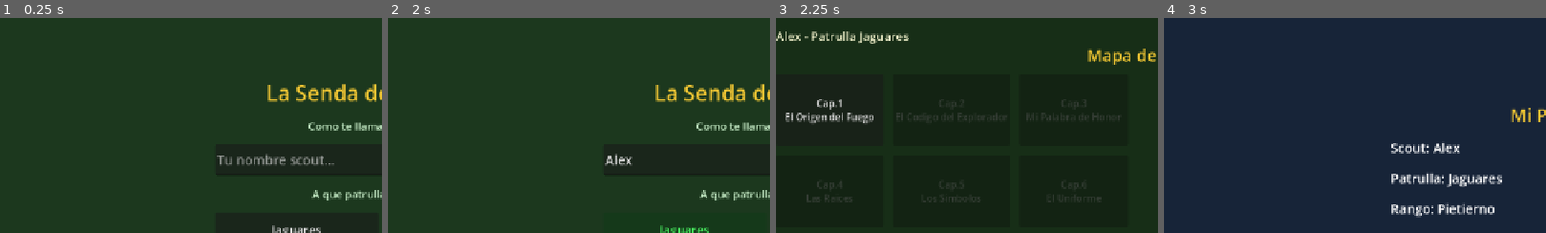
Above: before the commit, frames 1-4 (left to right).
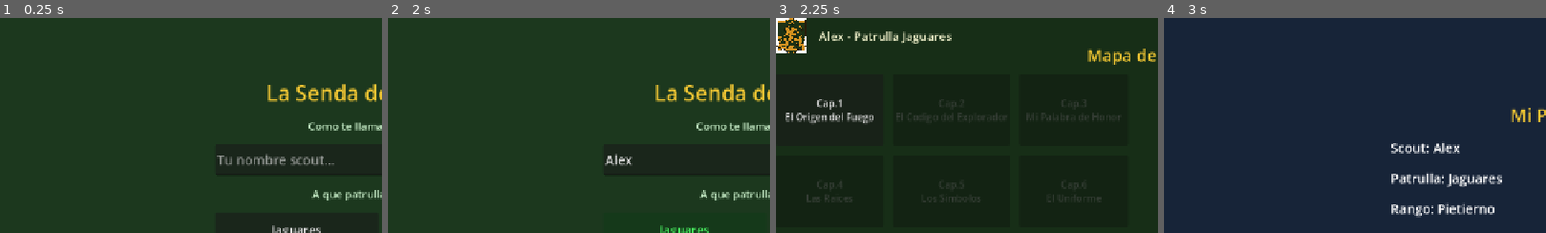
Above: after the commit, the same moments.

Repository: gaffyjes99-bot/investidura127
Game: Godot game, scene res://scenes/main.tscn
Same seed, same stepped clock (60 frames per second), same inputs: the game is played once before the commit and once after it.
Inputs (mouse positions are % of the whole screen's width and height, from its top left):
- Up to frame 1 (0.25 s): no input
- Up to frame 2 (2 s): click (50, 33) at 0.52 s; type "Alex" at 0.6 s; click "Jaguares" at 1.25 s
- Up to frame 3 (2.25 s): click "Iniciar la Expedicion" at 2 s
- Up to frame 4 (3 s): click "Perfil" at 2.75 s
The pictures show only the part of the screen within x 0-50%, y 0-50%; the shares and areas given below are measured in that part.

Frames 1-2 are identical in both runs. In frame 3, 1.9% of the frame differs, in the area x 0-46%, y 0-17%; in frame 4, nothing differs.

Commit message:
Escudo patrulla en mapa, badges en perfil y resultado de quiz; fix path DialogoLabel
Co-Authored-By: Claude Fable 5 <noreply@anthropic.com>

Diff:
--- a/godot/autoload/SceneRouter.gd
+++ b/godot/autoload/SceneRouter.gd
@@ -170,6 +170,18 @@
 	_mp_rango_lbl.text = GameState.rango
 
 	perfil_btn.pressed.connect(func(): _ir_a("perfil"))
+
+	# Escudo de patrulla en el header
+	var header := s.get_node("Header") as HBoxContainer
+	var shield_tex := load("res://assets/shields/shield_%s_v1.png" % GameState.patrulla) as Texture2D
+	if shield_tex:
+		var escudo := TextureRect.new()
+		escudo.texture = shield_tex
+		escudo.custom_minimum_size = Vector2(52, 52)
+		escudo.expand_mode = 3
+		escudo.stretch_mode = 6
+		header.add_child(escudo)
+		header.move_child(escudo, 0)
 
 	for cap in CAPITULOS:
 		var num: int  = cap["num"] as int
@@ -373,7 +385,8 @@
 	var btn_sig       := s.get_node("Footer/BotonSiguiente") as Button
 	var progreso_lbl  := s.get_node("Header/ProgresoLabel") as Label
 	var personaje_lbl := s.get_node("ContenidoArea/NarracionPanel/PersonajeLabel") as Label
-	var dialogo_lbl   := s.get_node("ContenidoArea/NarracionPanel/DialogoLabel") as RichTextLabel
+	var dialogo_lbl   := s.get_node("ContenidoArea/NarracionPanel/ContentRow/DialogoLabel") as RichTextLabel
+	var imagen_rect   := s.get_node("ContenidoArea/NarracionPanel/ContentRow/ImagenRect") as TextureRect
 
 	quiz_panel.visible = false
 	narr_panel.visible = true
@@ -401,6 +414,10 @@
 		btn_sig.text = "Volver al Mapa"
 		personaje_lbl.text = "Capitulo completado!"
 		dialogo_lbl.text = "[b]%d/%d correctas (%.0f%%)[/b]\n\nHas completado el capitulo y ganado [color=yellow]%d XP[/color]!" % [_cap_correctas, total, pct, xp_ganado]
+		var badge_tex := load("res://assets/badges/badge_cap%d_v1.png" % _capitulo_activo) as Texture2D
+		if badge_tex and imagen_rect:
+			imagen_rect.texture = badge_tex
+			imagen_rect.visible = true
 	else:
 		_cap_estado = 2
 		btn_sig.text = "Reintentar"
@@ -418,22 +435,26 @@
 	(s.get_node("VBox/XpLabel")        as Label).text = "XP total: %d" % GameState.xp
 	(s.get_node("VBox/InsigniasLabel") as Label).text = "Capitulos completados: %d / 12" % GameState.capitulos_completados.size()
 
-	# Lista de capítulos completados
+	# Grid de insignias ganadas
 	var vbox := s.get_node("VBox") as VBoxContainer
 	if GameState.capitulos_completados.size() > 0:
-		var detalle := RichTextLabel.new()
-		detalle.bbcode_enabled = true
-		detalle.fit_content = true
-		detalle.add_theme_font_size_override("normal_font_size", 16)
-		var lineas := "[color=aaffaa]"
+		var grid_ins := GridContainer.new()
+		grid_ins.columns = 6
+		grid_ins.add_theme_constant_override("h_separation", 8)
+		grid_ins.add_theme_constant_override("v_separation", 8)
 		for num in GameState.capitulos_completados:
-			var idx: int = (num as int) - 1
-			if idx >= 0 and idx < CAPITULOS.size():
-				lineas += "  Cap.%d — %s\n" % [num, CAPITULOS[idx]["nombre"]]
-		lineas += "[/color]"
-		detalle.text = lineas
-		vbox.add_child(detalle)
-		vbox.move_child(detalle, vbox.get_children().find(s.get_node("VBox/InsigniasLabel")) + 1)
+			var n := num as int
+			var badge_tex := load("res://assets/badges/badge_cap%d_v1.png" % n) as Texture2D
+			if badge_tex:
+				var tr := TextureRect.new()
+				tr.texture = badge_tex
+				tr.custom_minimum_size = Vector2(60, 60)
+				tr.expand_mode = 3
+				tr.stretch_mode = 6
+				tr.tooltip_text = "Cap.%d" % n
+				grid_ins.add_child(tr)
+		vbox.add_child(grid_ins)
+		vbox.move_child(grid_ins, vbox.get_children().find(s.get_node("VBox/InsigniasLabel")) + 1)
 
 	_pf_borrar_confirmando = false
 	var btn_mapa   := s.get_node("VBox/BotonMapa")   as Button
Binary file added: godot/assets/shields/shield_Jaguares_v1.png
Not shown, added: godot/assets/shields/shield_Jaguares_v1.png.import
Binary file added: godot/assets/shields/shield_Lobos_v1.png
Not shown, added: godot/assets/shields/shield_Lobos_v1.png.import
Binary file added: godot/assets/shields/shield_Mapaches_v1.png
Not shown, added: godot/assets/shields/shield_Mapaches_v1.png.import
Binary file added: godot/assets/shields/shield_Pandas_v1.png
Not shown, added: godot/assets/shields/shield_Pandas_v1.png.import
Not shown, changed: export/web/index.html
Not shown, changed: export/web/index.pck
